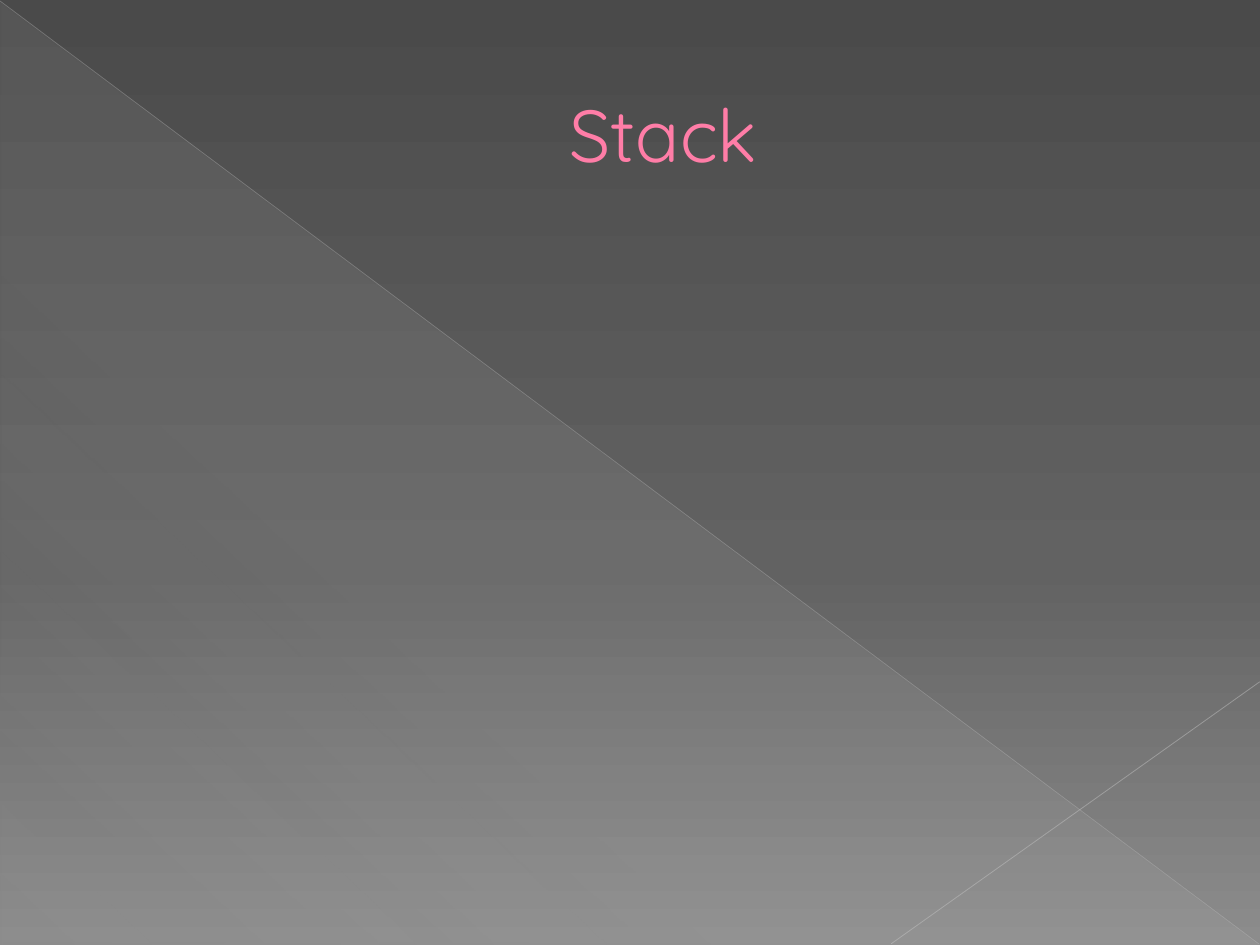
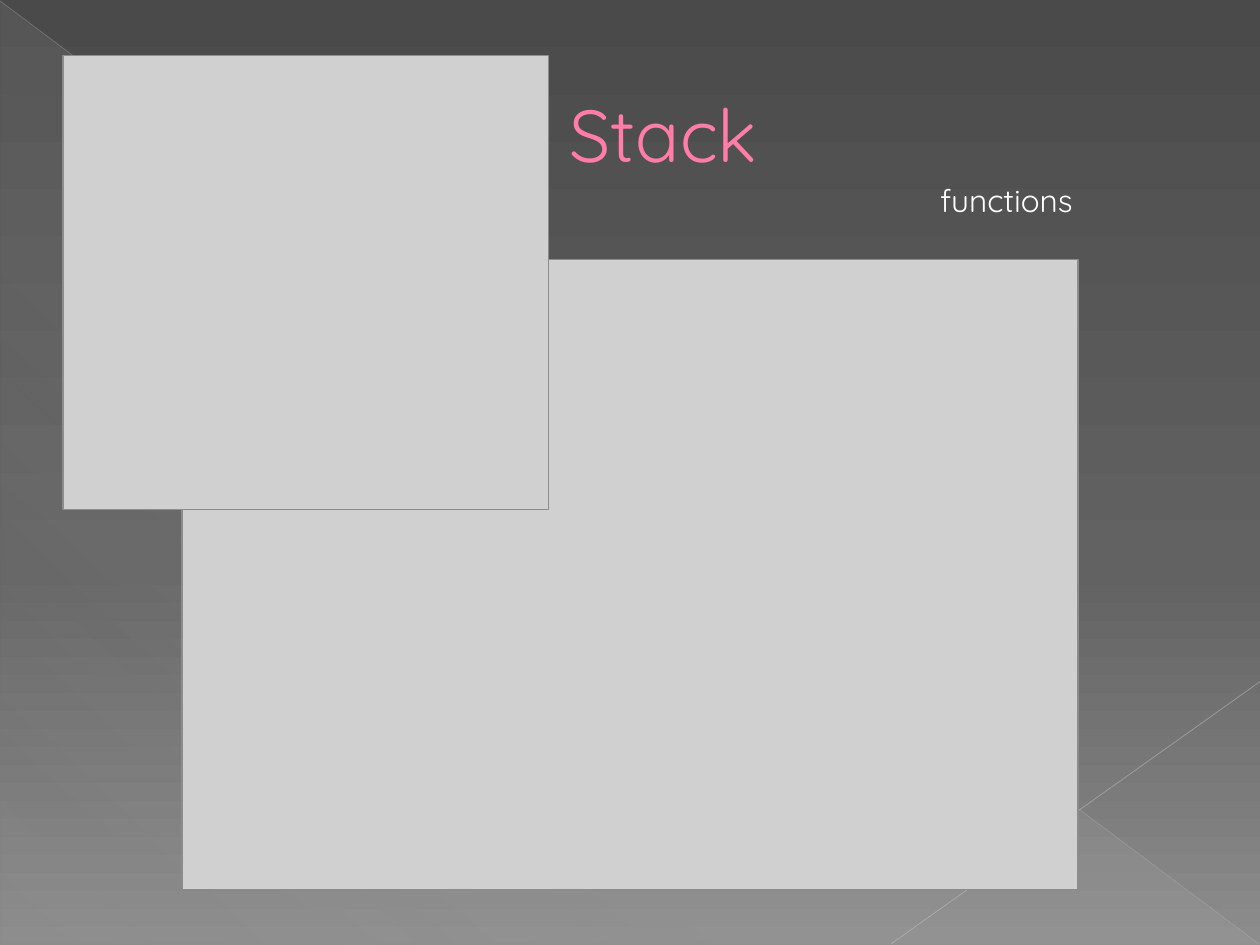
Before and after one commit to IvelinYovkov/Random_Projects, a slide deck: slide 6 of Data_Structures_C#_Training/Linear Data Structures.pptx. Drawn at 1260x945 pixels with LibreOffice and Linux fonts; fonts in the diff are those of the drawing; grey boxes stand for pictures. Boxes give left, top, right and bottom in pixels: in the first picture for what was removed or moved away, otherwise in the second. Text is boxed around its words. In the diff, an @@ line names an element or a change of style, - is before the commit and + after.

```diff
--- a/Data_Structures_C#_Training/Linear Data Structures.pptx
+++ b/Data_Structures_C#_Training/Linear Data Structures.pptx
@@ picture added at box(63, 55, 548, 509) @@
@@ text added at box(940, 189, 1073, 213), 18 pt, text #FFFFFF @@
+functions
@@ picture added at box(181, 260, 1077, 890) @@
```
Also in this commit, not shown: 4 other slides changed, 2 slides added, 2 other files.
